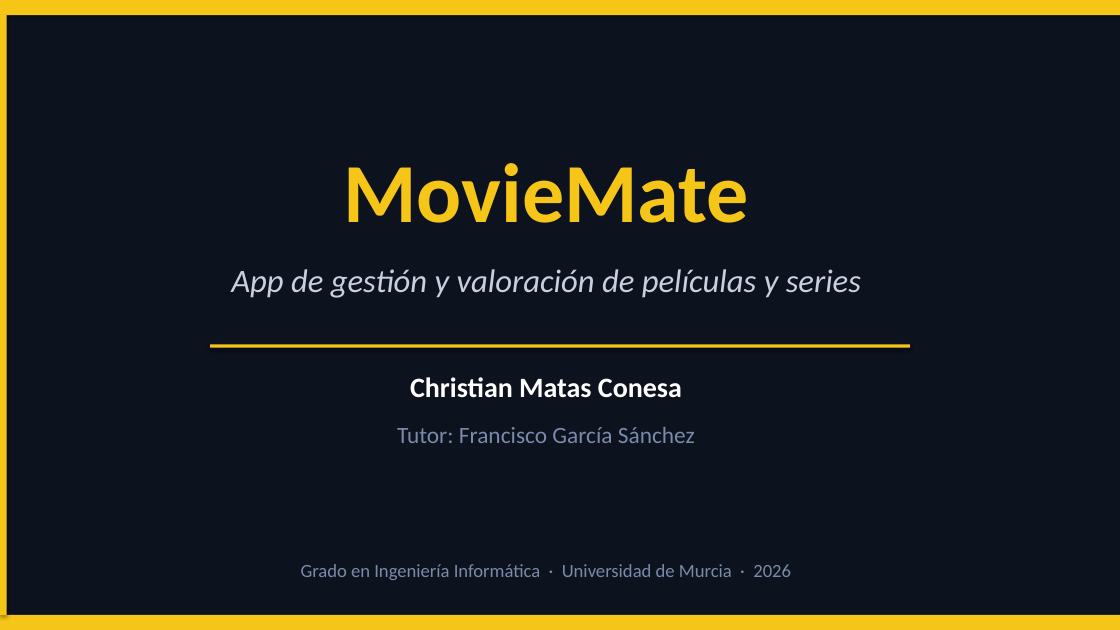
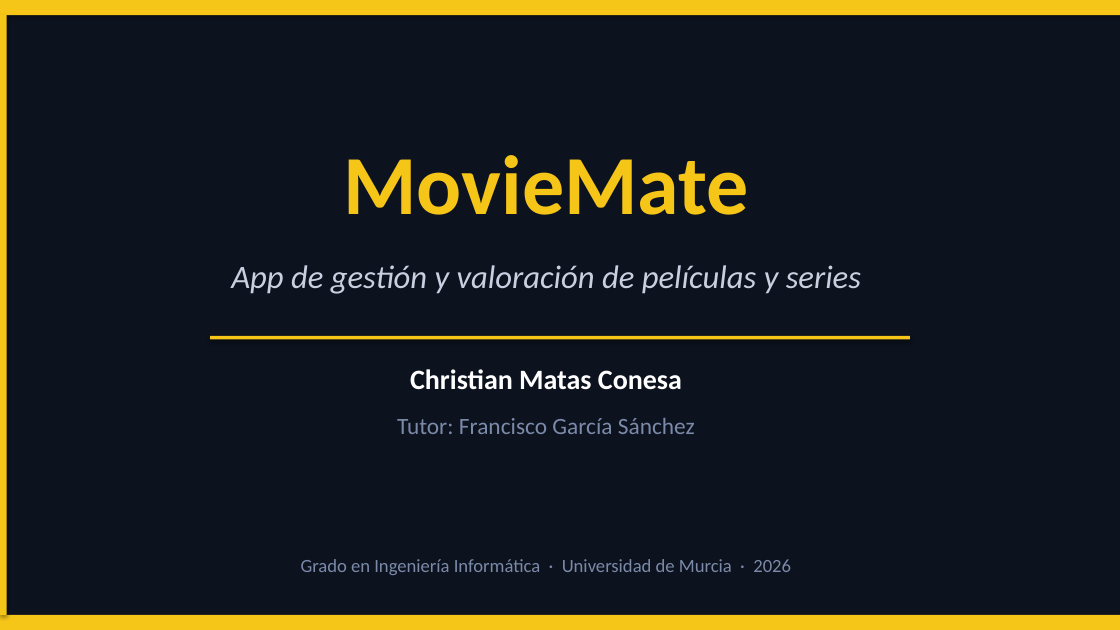
Before and after one commit to GivenCloud/TFG_MovieMate, a slide deck: slide 1 of MovieMate_TFG_Presentacion.pptx. Drawn at 1120x630 pixels with LibreOffice and Linux fonts; fonts in the diff are those of the drawing. Boxes give left, top, right and bottom in pixels: in the first picture for what was removed or moved away, otherwise in the second. Text is boxed around its words. In the diff, an @@ line names an element or a change of style, - is before the commit and + after.

Commit message:
fix: eliminar presentaciones duplicadas de MovieMate

```diff
--- a/MovieMate_TFG_Presentacion.pptx
+++ b/MovieMate_TFG_Presentacion.pptx
@@ text "MovieMate": place and size @@
-text "MovieMate" at [343, 163, 748, 223]
+text "MovieMate" at [343, 155, 748, 215]
@@ text "App de gestión y valoración ...": place and size @@
-text "App de gestión y valoración ..." at [231, 269, 861, 298]
+text "App de gestión y valoración ..." at [231, 265, 861, 294]
@@ 2 texts, 1 rectangle: place and size @@
-2 texts, 1 rectangle at [210, 344, 910, 443]
+2 texts, 1 rectangle at [210, 336, 910, 434]
@@ text "Grado en Ingeniería Informática · ...": place and size @@
-text "Grado en Ingeniería Informática · ..." at [301, 564, 791, 580]
+text "Grado en Ingeniería Informática · ..." at [301, 559, 791, 575]
```
Also in this commit, not shown: 16 other slides changed, 2 slides added, 2 slides removed, 2 other files.
